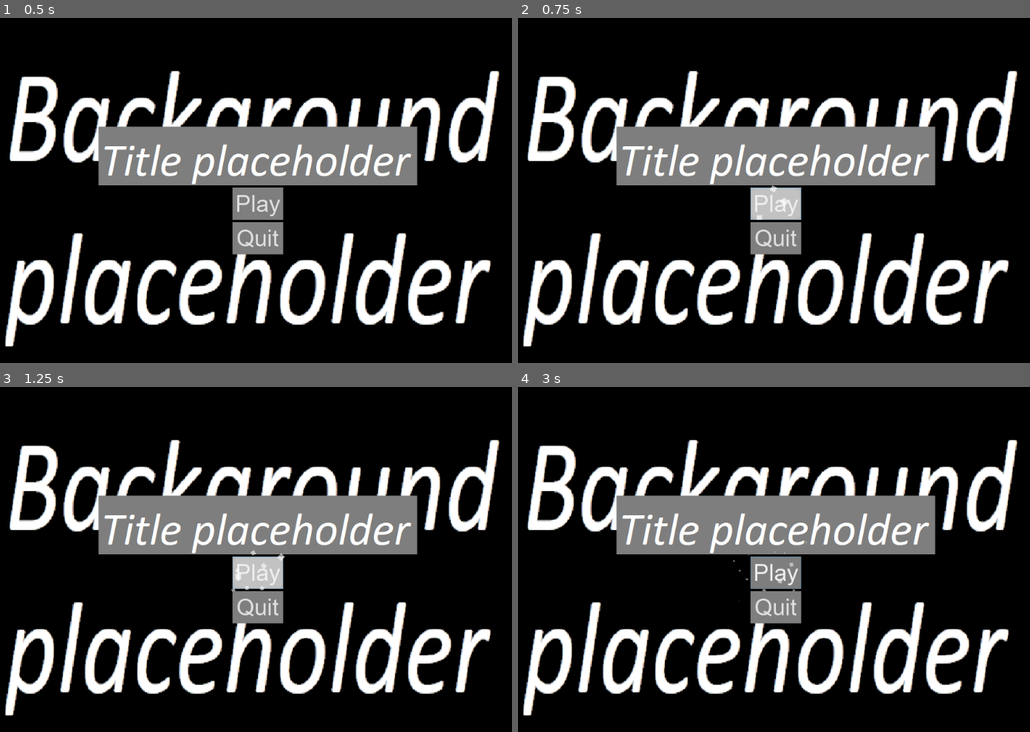
Above: before the commit, frames 1-4 (two rows, left to right).
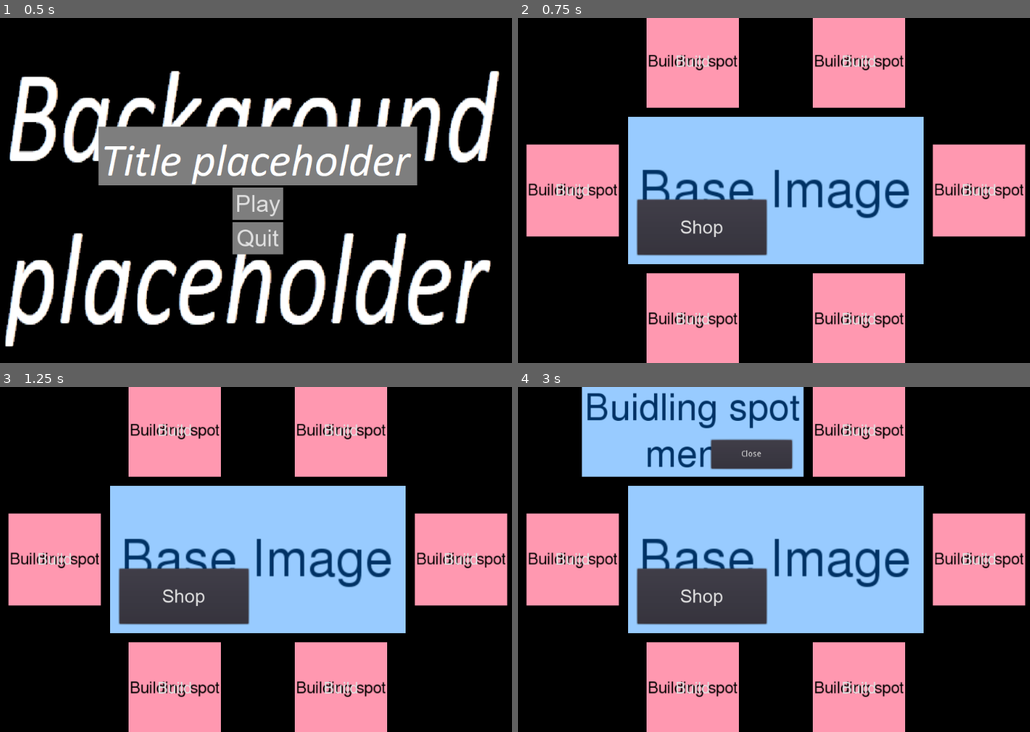
Above: after the commit, the same moments.

Repository: VB-s-game-dev-team/teraformer-game
Game: Godot game, scene res://MainScene.tscn
The game is run twice, just before and just after one commit, with the same random seed, the same clock (stepped at 60 frames per second) and the same inputs. Before the commit the project starts from res://TitleScreen/TitleScreen.tscn.
Inputs (mouse positions are in pixels of both pictures, inside the frame that each line leads up to):
- Up to frame 1 (0.5 s): no input
- Up to frame 2 (0.75 s): click "Play" at 0.5 s
- Up to frame 3 (1.25 s): no input
- Up to frame 4 (3 s): click (774, 573) at 1.25 s, where only the run before the commit has a clickable "Play"; click (702, 597) at 2 s, where only the run after the commit has a clickable "Shop"; click (692, 431) at 2.75 s, where only the run after the commit has a clickable "Build"

Frame 1 is identical in both runs. In frame 2, 63% of the frame differs, in the area x 1-100%, y 0-100%; in frame 3, 63%; in frame 4, 70%.
Error before the commit: Parse Error: The identifier "GlobalStuff" isn't a valid type (not a script or class), or couldn't be found on base "self". (res://TitleScreen/MainMenu.gd:3)

Commit message:
cleaning up my scripts once again

Diff:
--- a/GlobalStuff.gd
+++ b/GlobalStuff.gd
@@ -2,26 +2,26 @@
 
 class_name GlobalStuff
 
-var screen: Node = null
+var _screen: Node = null
 
-func _ready():
+func _ready() -> void:
 	set_screen("TitleScreen")
 
 #Swith to a new screen
 # The active one is deleted
 # "" as a parameter closes the game
-func set_screen(path: String):
-	if screen != null:
-		remove_child(screen)
-		screen.call_deferred("free")
+func set_screen(path: String) -> void:
+	if _screen != null:
+		remove_child(_screen)
+		_screen.call_deferred("free")
 
 	if path == "":
 		call_deferred("quit")
 		return
 
-	var screen_resource = load("res://" + path + "/" + path + ".tscn") as PackedScene
-	screen = screen_resource.instance() as Node
-	add_child(screen)
+	var screen_resource := load("res://" + path + "/" + path + ".tscn") as PackedScene
+	_screen = screen_resource.instance() as Node
+	add_child(_screen)
 
-func quit():
+func _quit() -> void:
 	get_tree().quit()
--- a/TitleScreen/MainMenu.gd
+++ b/TitleScreen/MainMenu.gd
@@ -1,12 +1,12 @@
 extends MarginContainer
 
-var global_stuff: GlobalStuff
+var _global_stuff: GlobalStuff
 
-func _ready():
-	global_stuff = get_parent() as GlobalStuff
+func _ready() -> void:
+	_global_stuff = get_parent() as GlobalStuff
 
-func _on_QuitButton_pressed():
-	global_stuff.set_screen("")
+func _on_QuitButton_pressed() -> void:
+	_global_stuff.set_screen("")
 
-func _on_PlayButton_pressed():
-	global_stuff.set_screen("Planet")
+func _on_PlayButton_pressed() -> void:
+	_global_stuff.set_screen("Planet")
--- a/TitleScreen/ParticleEmitor.gd
+++ b/TitleScreen/ParticleEmitor.gd
@@ -1,17 +1,17 @@
 tool
 extends Particles2D
 
-var button: Button
+var _button: Button = null
 
-func _ready():
-	button = get_parent() as Button
-	var box = button.rect_size / 2
+func _ready() -> void:
+	_button = get_parent() as Button
+	var box = _button.rect_size / 2
 	position = Vector2(box)
 	(process_material as ParticlesMaterial).emission_box_extents = Vector3(box.x, box.y, 0)
 	emitting = false
 
-func _on_ParticleButton_mouse_entered():
+func _on_ParticleButton_mouse_entered() -> void:
 	emitting = true
 
-func _on_ParticleButton_mouse_exited():
+func _on_ParticleButton_mouse_exited() -> void:
 	emitting = false
--- a/project.godot
+++ b/project.godot
@@ -8,15 +8,20 @@
 
 config_version=4
 
-_global_script_classes=[  ]
+_global_script_classes=[ {
+"base": "Node",
+"class": "GlobalStuff",
+"language": "GDScript",
+"path": "res://GlobalStuff.gd"
+} ]
 _global_script_class_icons={
-
+"GlobalStuff": ""
 }
 
 [application]
 
 config/name="teraformer-game"
-run/main_scene="res://TitleScreen/TitleScreen.tscn"
+run/main_scene="res://MainScene.tscn"
 config/icon="res://icon.png"
 
 [display]
